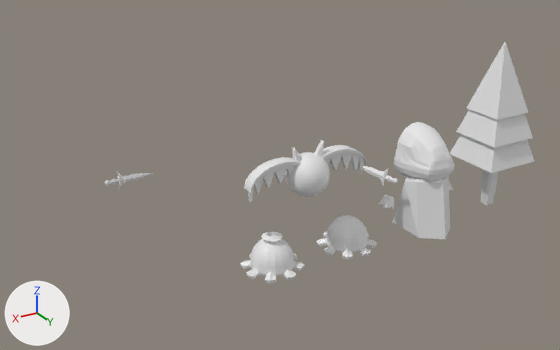
A saved change to the Blender file FinalExamModels.blend.
Camera for both pictures: a 50 mm lens placed at (21.6, 26.8, 18.0), pointed at (4.5, -1.7, 3.8). The axes (+X, +Y, +Z) are drawn at lower left. The lights are the same throughout.

Names of what the first picture shows: 'Bat', 'Dagger', 'Dagger.001', 'Hands.005', 'Hands.009', 'Slime', 'Slime_shoot', 'Tree'.
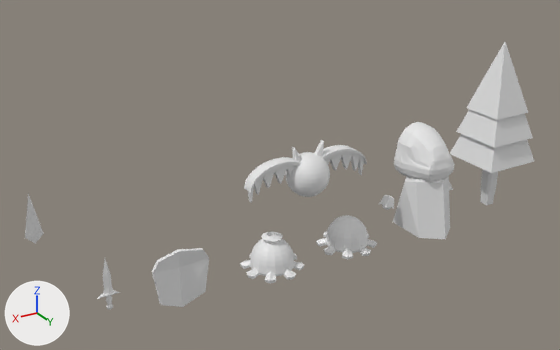
Edits to the bpy script that builds the scene:
```text
Add me_cube_003:
    me_cube_003.from_pydata([(-1.0, -1.0, -1.0), (-1.0, 1.0, -1.0), (1.0, -1.0, -1.0), (1.0, 1.0, -1.0), (0.0, 0.0, -1.0), (0.0, 1.0, -1.0), (-1.0, 0.0, -1.0), (1.0, 0.0, -1.0), (0.0, -1.0, -1.0), (0.0, 0.0, 2.83), (0.0, 0.0, -1.73)], [(4, 9), (4, 10)], [(4, 8, 2, 7), (6, 0, 8, 4), (1, 6, 4, 5), (5, 4, 7, 3), (7, 2, 9, 3), (6, 1, 9, 0), (5, 3, 9, 1), (8, 0, 9, 2), (2, 7, 3, 10), (1, 6, 0, 10), (0, 8, 2, 10), (5, 1, 10, 3)])
Add me_cube:
    me_cube.from_pydata([(-1.0, 0.09, -1.0), (-1.0, 0.09, 1.0), (-1.0, -0.09, -1.0), (-1.0, -0.09, 1.0), (1.0, 0.09, -1.0), (1.0, 0.09, 1.0), (1.0, -0.09, -1.0), (1.0, -0.09, 1.0), (0.0, -0.23, -1.5), (0.0, -0.29, 1.12), (0.0, -0.05, -1.5), (0.0, -0.11, 1.12), (-1.24, 0.09, 0.57), (-1.24, -0.09, 0.57), (1.24, -0.09, 0.57), (1.24, 0.09, 0.57), (0.0, -0.2, 0.31), (0.0, -0.38, 0.31)], [], [(12, 1, 3, 13), (17, 9, 7, 14), (14, 7, 5, 15), (16, 11, 1, 12), (8, 6, 4, 10), (9, 3, 1, 11), (7, 9, 11, 5), (2, 8, 10, 0), (15, 5, 11, 16), (13, 3, 9, 17), (2, 13, 17, 8), (4, 15, 16, 10), (10, 16, 12, 0), (6, 14, 15, 4), (8, 17, 14, 6), (0, 12, 13, 2)])
Change ob_dagger:
    ob_dagger.location: (0.06, 0.42, 3.47) -> (13.76, 0.42, 1.42)
    ob_dagger.rotation_euler: (-0.292, -3.236, -1.267) -> (0.0, 1.571, 0.0)  # degrees (-17, -185, -73) -> degrees (0, 90, 0)
Remove ob_dagger_001:
    ob_dagger_001 = bpy.data.objects.new('Dagger.001', me_cylinder_002)
    ob_dagger_001.location = (10.91, -5.55, 3.47)
    ob_dagger_001.scale = (0.0633, 0.106, 0.241)
Add ob_cube:
    ob_cube = bpy.data.objects.new('Cube', me_cube_003)
    ob_cube.location = (15.97, -1.2, 4.37)
    ob_cube.scale = (0.359, 0.0215, 0.477)
Add ob_shield:
    ob_shield = bpy.data.objects.new('Shield', me_cube)
    ob_shield.location = (10.79, 0.89, 1.54)
```

What differs and where, as boxes (x1, y1, x2, y2) in the pictures (560 x 350 px):
'Shield', added: after (152, 248, 209, 307)
'Dagger', moved, turned: before (363, 166, 398, 185); after (97, 259, 120, 310)
'Cube', added: after (25, 193, 44, 243)
'Dagger.001', deleted: before (105, 172, 152, 189)
